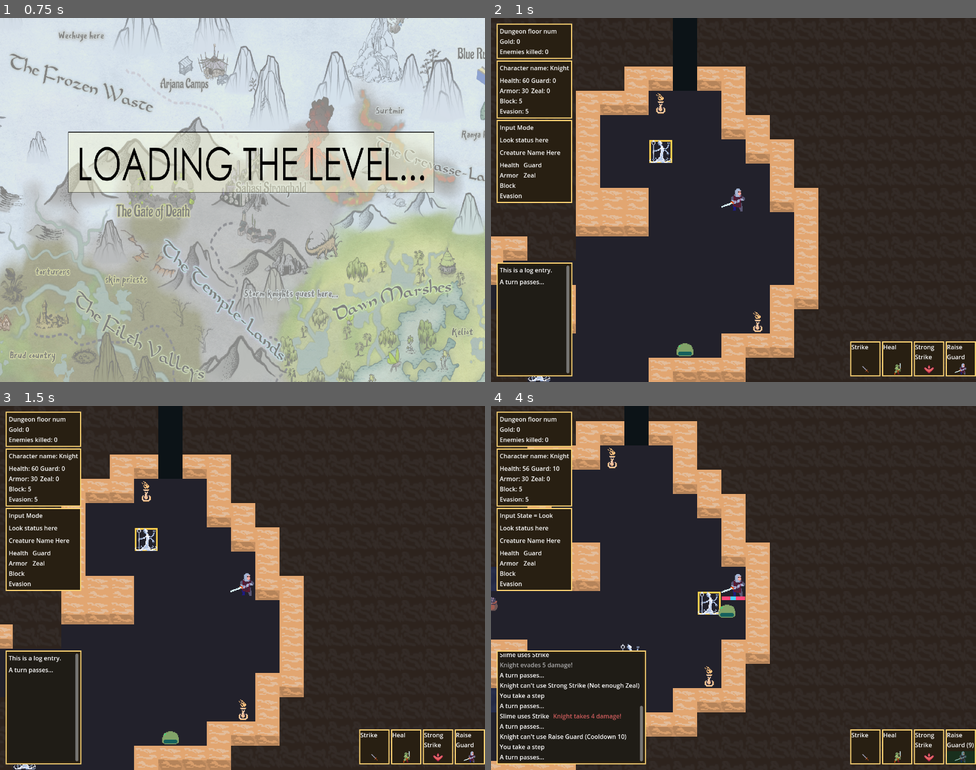
Above: before the commit, frames 1-4 (two rows, left to right).
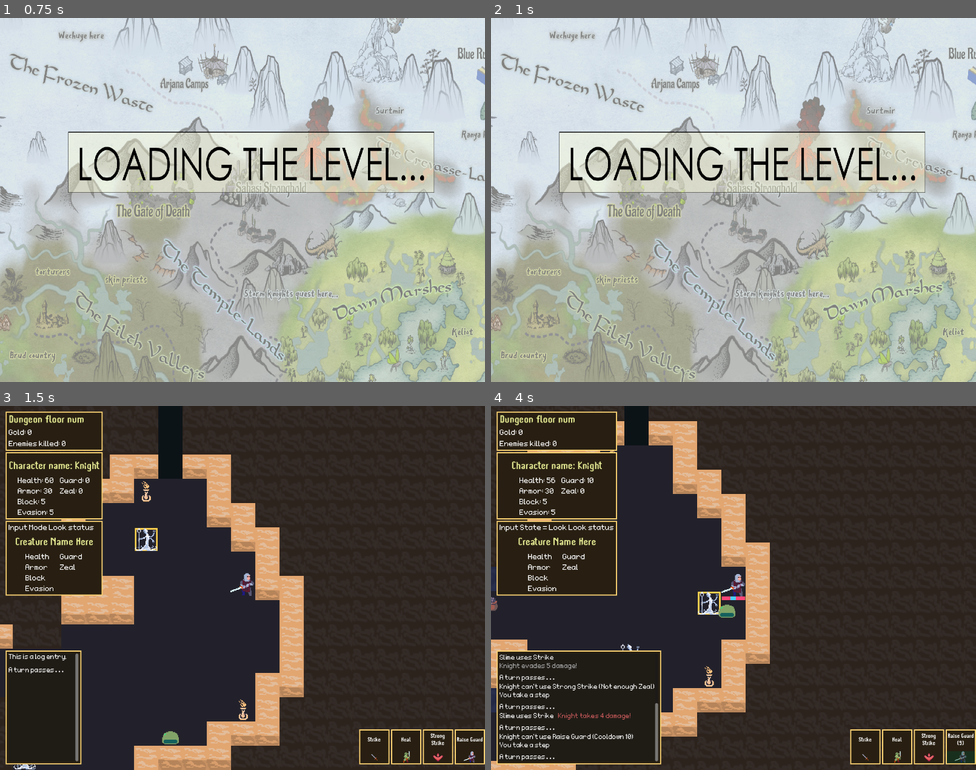
Above: after the commit, the same moments.

Repository: OttoElomaa/godot-4-roguelike-knights
Game: Godot game, scene res://Scenes/game_main.tscn
Two runs of this game, one before a commit and one after it. Both use one fixed random seed, a clock stepped at 60 frames per second and the inputs below.
Inputs (mouse positions are in pixels of both pictures, inside the frame that each line leads up to):
- Up to frame 1 (0.75 s): click (203, 200) at 0.52 s
- Up to frame 2 (1 s): no input
- Up to frame 3 (1.5 s): move the mouse to (242, 588) at 1.27 s; hold Right (ui_right) from 1.28 s (still down); tap 1 (1) at 1.35 s
- Up to frame 4 (4 s): tap 2 (2) at 1.55, 2.1 s; move the mouse to (685, 708) at 2.02 s; release Right (ui_right) at 2.03 s; hold Down (ui_down) 2.03-2.78 s; tap 3 (3) at 2.3, 2.85 s; move the mouse to (588, 657) at 2.77 s; hold Right (ui_right) 2.78-3.53 s; tap 4 (4) at 3.05, 3.6 s; move the mouse to (709, 562) at 3.52 s; hold Up (ui_up) from 3.53 s (still down); tap L (L) at 3.8 s

Frame 1 is identical in both runs. In frame 2, 100% of the frame differs, in the area x 0-100%, y 0-100%; in frame 3, 4.5%; in frame 4, 9.4%.

Commit message:
Added new fonts and formatting to the UI

Diff:
--- /dev/null
+++ b/Resources/Fonts/BasicSmallPixelFont.tres
@@ -0,0 +1,7 @@
+[gd_resource type="Theme" load_steps=2 format=3 uid="uid://dnmve288k8de2"]
+
+[ext_resource type="FontFile" uid="uid://byafnu4pqy01b" path="res://Resources/Fonts/monaco/monaco.ttf" id="1_npms7"]
+
+[resource]
+default_font = ExtResource("1_npms7")
+default_font_size = 32
--- /dev/null
+++ b/Resources/Fonts/FancyPixelFontWhite.tres
@@ -0,0 +1,7 @@
+[gd_resource type="Theme" load_steps=2 format=3 uid="uid://knljw27a4uiu"]
+
+[ext_resource type="FontFile" uid="uid://bbravl5syvs5u" path="res://Resources/Fonts/stepalange-font/Stepalange-x3BLm.otf" id="1_icp23"]
+
+[resource]
+default_font = ExtResource("1_icp23")
+default_font_size = 28
--- /dev/null
+++ b/Resources/Fonts/FancyPixelFontYellow.tres
@@ -0,0 +1,7 @@
+[gd_resource type="Theme" load_steps=2 format=3 uid="uid://ctkfud23u7av3"]
+
+[ext_resource type="FontFile" uid="uid://bbravl5syvs5u" path="res://Resources/Fonts/stepalange-font/Stepalange-x3BLm.otf" id="1_rjb60"]
+
+[resource]
+default_font = ExtResource("1_rjb60")
+default_font_size = 28
--- a/Scenes/UI/BasicLogMessage.tscn
+++ b/Scenes/UI/BasicLogMessage.tscn
@@ -1,7 +1,8 @@
-[gd_scene load_steps=3 format=3 uid="uid://irn8tsvxkxy0"]
+[gd_scene load_steps=4 format=3 uid="uid://irn8tsvxkxy0"]
 
 [ext_resource type="StyleBox" uid="uid://csxe58yu2qsba" path="res://Resources/EmptyStyleBox.tres" id="1_sv3t4"]
 [ext_resource type="Script" path="res://Scripts/MiscUI/basic_log_message.gd" id="1_xqjs1"]
+[ext_resource type="FontFile" uid="uid://byafnu4pqy01b" path="res://Resources/Fonts/monaco/monaco.ttf" id="3_cbb7x"]
 
 [node name="Message" type="PanelContainer"]
 theme_override_styles/panel = ExtResource("1_sv3t4")
@@ -10,4 +11,6 @@
 [node name="Text" type="Label" parent="."]
 layout_mode = 2
 theme_override_colors/font_color = Color(1, 1, 1, 1)
+theme_override_fonts/font = ExtResource("3_cbb7x")
+theme_override_font_sizes/font_size = 28
 text = "This is a log entry."
--- a/Scenes/UI/LookCreatureInfoPanel.tscn
+++ b/Scenes/UI/LookCreatureInfoPanel.tscn
@@ -1,7 +1,9 @@
-[gd_scene load_steps=3 format=3 uid="uid://7x5e7cauhthd"]
+[gd_scene load_steps=5 format=3 uid="uid://7x5e7cauhthd"]
 
 [ext_resource type="StyleBox" uid="uid://jqa8dgagawo1" path="res://Resources/SkillBarBoxStyle.tres" id="1_0lct2"]
 [ext_resource type="Script" path="res://Scripts/MiscUI/lookPanel.gd" id="2_0lonv"]
+[ext_resource type="Theme" uid="uid://dnmve288k8de2" path="res://Resources/Fonts/BasicSmallPixelFont.tres" id="3_pxrl6"]
+[ext_resource type="Theme" uid="uid://ctkfud23u7av3" path="res://Resources/Fonts/FancyPixelFontYellow.tres" id="4_66lwf"]
 
 [node name="LookPanel" type="PanelContainer"]
 theme_override_styles/panel = ExtResource("1_0lct2")
@@ -16,49 +18,67 @@
 
 [node name="MainVBox" type="VBoxContainer" parent="Margin"]
 layout_mode = 2
-theme_override_constants/separation = 10
+theme_override_constants/separation = 15
 
-[node name="StateLabel" type="Label" parent="Margin/MainVBox"]
+[node name="HBoxUpper" type="HBoxContainer" parent="Margin/MainVBox"]
 layout_mode = 2
+
+[node name="StateLabel" type="Label" parent="Margin/MainVBox/HBoxUpper"]
+layout_mode = 2
+theme = ExtResource("3_pxrl6")
 text = "Input Mode"
 
-[node name="LookLabel" type="Label" parent="Margin/MainVBox"]
+[node name="LookLabel" type="Label" parent="Margin/MainVBox/HBoxUpper"]
 layout_mode = 2
-text = "Look status here"
+theme = ExtResource("3_pxrl6")
+text = "Look status"
 
 [node name="NameText" type="Label" parent="Margin/MainVBox"]
 layout_mode = 2
+size_flags_horizontal = 4
+theme = ExtResource("4_66lwf")
+theme_override_colors/font_color = Color(0.882353, 0.901961, 0.564706, 1)
 text = "Creature Name Here"
 
 [node name="HBox" type="HBoxContainer" parent="Margin/MainVBox"]
 layout_mode = 2
+theme_override_constants/separation = 15
+alignment = 1
 
 [node name="StatsHbox" type="VBoxContainer" parent="Margin/MainVBox/HBox"]
 layout_mode = 2
+theme_override_constants/separation = 8
 
 [node name="HealthLabel" type="Label" parent="Margin/MainVBox/HBox/StatsHbox"]
 layout_mode = 2
+theme = ExtResource("3_pxrl6")
 text = "Health"
 
 [node name="ArmorLabel" type="Label" parent="Margin/MainVBox/HBox/StatsHbox"]
 layout_mode = 2
+theme = ExtResource("3_pxrl6")
 text = "Armor"
 
 [node name="BlockLabel" type="Label" parent="Margin/MainVBox/HBox/StatsHbox"]
 layout_mode = 2
+theme = ExtResource("3_pxrl6")
 text = "Block"
 
 [node name="EvasionLabel" type="Label" parent="Margin/MainVBox/HBox/StatsHbox"]
 layout_mode = 2
+theme = ExtResource("3_pxrl6")
 text = "Evasion"
 
 [node name="StatsHboxTwo" type="VBoxContainer" parent="Margin/MainVBox/HBox"]
 layout_mode = 2
+theme_override_constants/separation = 8
 
 [node name="GuardLabel" type="Label" parent="Margin/MainVBox/HBox/StatsHboxTwo"]
 layout_mode = 2
+theme = ExtResource("3_pxrl6")
 text = "Guard"
 
 [node name="ZealLabel" type="Label" parent="Margin/MainVBox/HBox/StatsHboxTwo"]
 layout_mode = 2
+theme = ExtResource("3_pxrl6")
 text = "Zeal"
--- a/Scenes/UI/skill_bar_box.tscn
+++ b/Scenes/UI/skill_bar_box.tscn
@@ -1,7 +1,8 @@
-[gd_scene load_steps=5 format=3 uid="uid://dkaqqpg8dxhsq"]
+[gd_scene load_steps=6 format=3 uid="uid://dkaqqpg8dxhsq"]
 
 [ext_resource type="StyleBox" uid="uid://jqa8dgagawo1" path="res://Resources/SkillBarBoxStyle.tres" id="1_uiii7"]
 [ext_resource type="Script" path="res://Scripts/MiscUI/skill_bar_box.gd" id="2_mnnst"]
+[ext_resource type="Theme" uid="uid://ctkfud23u7av3" path="res://Resources/Fonts/FancyPixelFontYellow.tres" id="3_jrgyn"]
 
 [sub_resource type="LabelSettings" id="LabelSettings_mo8mu"]
 
@@ -18,8 +19,13 @@
 [node name="NameLabel" type="Label" parent="VBoxContainer"]
 custom_minimum_size = Vector2(50, 50)
 layout_mode = 2
+size_flags_vertical = 3
+theme = ExtResource("3_jrgyn")
+theme_override_font_sizes/font_size = 45
 text = "Skill Name"
 label_settings = SubResource("LabelSettings_mo8mu")
+horizontal_alignment = 1
+vertical_alignment = 1
 autowrap_mode = 2
 
 [node name="PanelC" type="PanelContainer" parent="VBoxContainer"]
--- a/Scenes/UI/ui.tscn
+++ b/Scenes/UI/ui.tscn
@@ -1,9 +1,11 @@
-[gd_scene load_steps=7 format=3 uid="uid://cwakr1joaem2j"]
+[gd_scene load_steps=9 format=3 uid="uid://cwakr1joaem2j"]
 
 [ext_resource type="Script" path="res://Scripts/WorldScripts/dungeon_ui.gd" id="1_wy0uv"]
 [ext_resource type="StyleBox" uid="uid://jqa8dgagawo1" path="res://Resources/SkillBarBoxStyle.tres" id="2_0cgky"]
 [ext_resource type="PackedScene" uid="uid://7x5e7cauhthd" path="res://Scenes/UI/LookCreatureInfoPanel.tscn" id="3_fnthc"]
 [ext_resource type="PackedScene" uid="uid://dkaqqpg8dxhsq" path="res://Scenes/UI/skill_bar_box.tscn" id="3_j24mf"]
+[ext_resource type="Theme" uid="uid://knljw27a4uiu" path="res://Resources/Fonts/FancyPixelFontWhite.tres" id="3_vrvsg"]
+[ext_resource type="Theme" uid="uid://dnmve288k8de2" path="res://Resources/Fonts/BasicSmallPixelFont.tres" id="4_4h5xh"]
 [ext_resource type="PackedScene" uid="uid://bbx4lxn5g5ryb" path="res://Scenes/UI/basic_log.tscn" id="4_e6hou"]
 [ext_resource type="Texture2D" uid="uid://dgf0gnmb68l05" path="res://Sprites/loading-screen-temp.png" id="5_farj6"]
 
@@ -36,17 +38,22 @@
 
 [node name="Hbox" type="VBoxContainer" parent="LookMargin/VBox/FloorInfo/Margin"]
 layout_mode = 2
+theme_override_constants/separation = 10
 
 [node name="FloorLabel" type="Label" parent="LookMargin/VBox/FloorInfo/Margin/Hbox"]
 layout_mode = 2
+theme = ExtResource("3_vrvsg")
+theme_override_colors/font_color = Color(0.883473, 0.902986, 0.564336, 1)
 text = "Dungeon floor num"
 
 [node name="GoldLabel" type="Label" parent="LookMargin/VBox/FloorInfo/Margin/Hbox"]
 layout_mode = 2
+theme = ExtResource("4_4h5xh")
 text = "Gold: Amount"
 
 [node name="EnemiesLabel" type="Label" parent="LookMargin/VBox/FloorInfo/Margin/Hbox"]
 layout_mode = 2
+theme = ExtResource("4_4h5xh")
 text = "Enemies killed: Amount"
 
 [node name="PlayerPanel" parent="LookMargin/VBox" instance=ExtResource("3_fnthc")]
--- a/Scenes/world.tscn
+++ b/Scenes/world.tscn
@@ -27,7 +27,6 @@
 [node name="World" type="NavigationRegion2D"]
 navigation_polygon = SubResource("NavigationPolygon_akmnp")
 script = ExtResource("1_7s3px")
-debugImmortalPlayer = true
 
 [node name="UI" parent="." instance=ExtResource("2_6sbxi")]
 
@@ -88,7 +87,7 @@
 navigation_enabled = false
 
 [node name="DumbTimer" type="Timer" parent="Utilities"]
-wait_time = 0.3
+wait_time = 0.4
 one_shot = true
 
 [node name="ExitSprite" type="Sprite2D" parent="."]
--- a/Scripts/MiscUI/lookPanel.gd
+++ b/Scripts/MiscUI/lookPanel.gd
@@ -6,8 +6,8 @@
 @onready var labelsHboxTwo := $Margin/MainVBox/HBox/StatsHboxTwo
 
 
-@onready var stateLabel:Label = mainVbox.get_node("StateLabel")
-@onready var lookLabel:Label = mainVbox.get_node("LookLabel")
+@onready var stateLabel:Label = mainVbox.get_node("HBoxUpper/StateLabel")
+@onready var lookLabel:Label = mainVbox.get_node("HBoxUpper/LookLabel")
 @onready var nameLabel:Label = mainVbox.get_node("NameText")
 
 @onready var healthLabel:Label = labelsHbox.get_node("HealthLabel")
Not shown, added: Resources/Fonts/FontsInfo.txt
Not shown, added: Resources/Fonts/monaco/license.txt
Binary file added: Resources/Fonts/monaco/monaco.ttf
Not shown, added: Resources/Fonts/monaco/monaco.ttf.import
Not shown, added: Resources/Fonts/monaco/read me.txt
Binary file added: Resources/Fonts/stepalange-font/Stepalange-x3BLm.otf
Not shown, added: Resources/Fonts/stepalange-font/Stepalange-x3BLm.otf.import
Binary file added: Resources/Fonts/stepalange-font/StepalangeShort-p7GZd.otf
Not shown, added: Resources/Fonts/stepalange-font/StepalangeShort-p7GZd.otf.import
Not shown, added: Resources/Fonts/stepalange-font/info.txt
Not shown, added: Resources/Fonts/stepalange-font/misc/OFL-18da.txt
Not shown, added: Resources/Fonts/stepalange-font/misc/Readme-b106.txt
